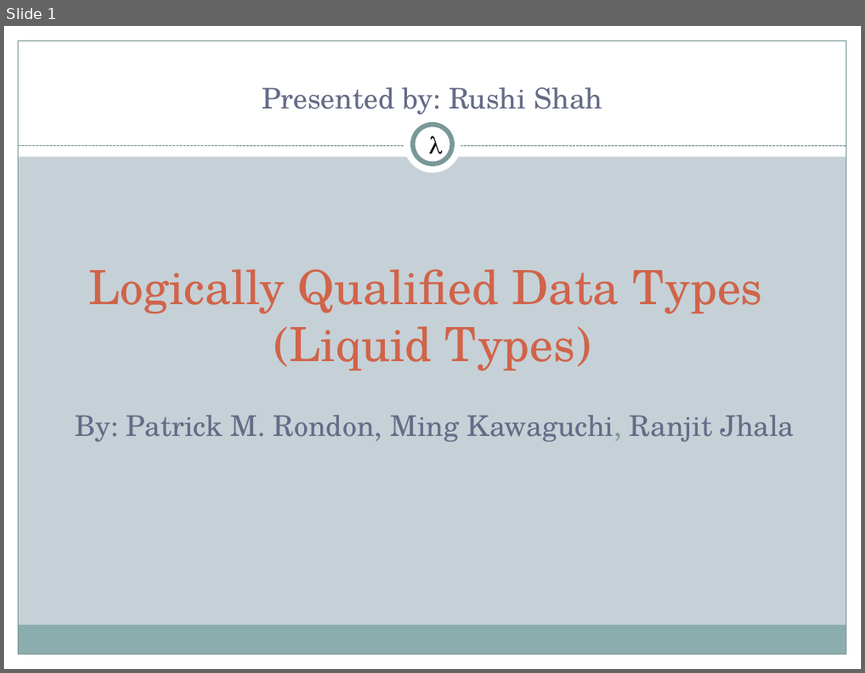
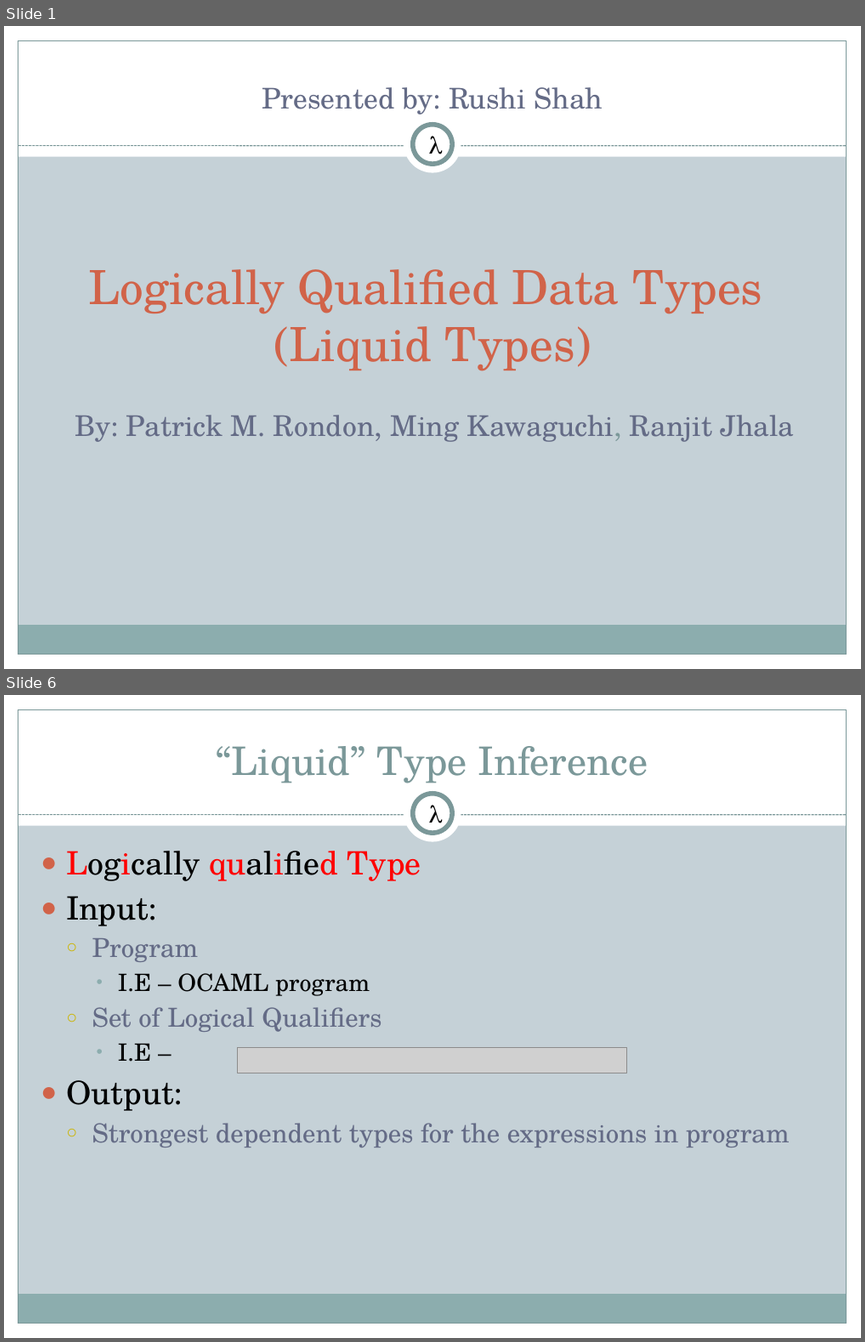
Before and after one commit to 2016rshah/CS395T, a slide deck: liquid-types.pptx. Shown one above the other, each under a label of ours: slide 1 before the commit, slides 1 and 6 after it; the slides between them are not shown. The pictures are 865x673 and 865x1342 pixels, drawn with LibreOffice and Linux fonts; fonts in the diff are those of the drawing; grey boxes stand for pictures. Boxes give left, top, right and bottom in pixels: in the first picture for what was removed or moved away, otherwise in the second. Text is boxed around its words. In the diff, an @@ line names an element or a change of style, - is before the commit and + after.

```diff
--- a/liquid-types.pptx
+++ b/liquid-types.pptx
@@ slide 6 added at <box>4,695,861,1338</box>, background #C5D1D7; not listed: 9 template elements that a slide beside it also shows @@
@@ title added at <box>216,746,647,783</box>, 33 pt, text #7C999A @@
+“Liquid” Type Inference
@@ text added at <box>428,805,443,830</box>, 20 pt, text #000000 @@
+λ
@@ text added at <box>66,851,789,1147</box>, 22 pt, text #646B86 @@
+● Logically qualified Type
+● Input:
+  ○ Program
+    • I.E – OCAML program
+  ○ Set of Logical Qualifiers
+    • I.E –
+● Output:
+  ○ Strongest dependent types for the expressions in program
@@ picture added at <box>237,1047,627,1073</box> @@
```
Also in this commit, not shown: 6 slides changed, 29 other slides added, 1 slide removed, 2 other files.
